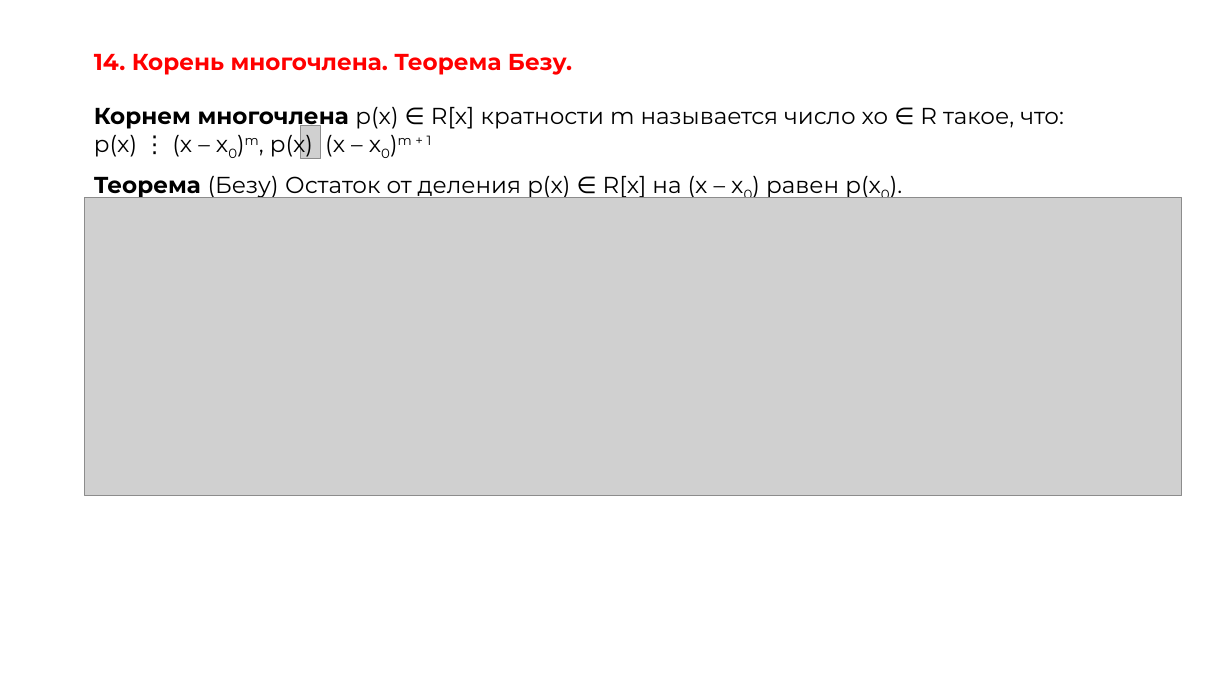
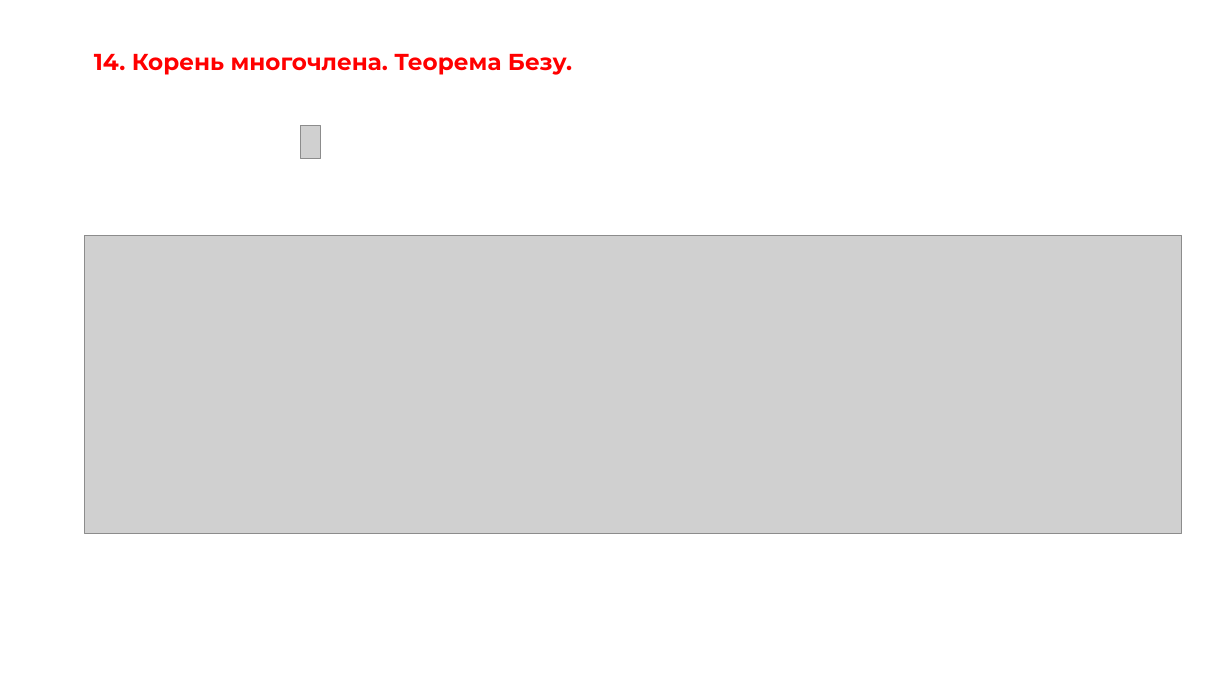
Before and after one commit to OneTwoZzzPlus/ITMO.STUDY, a slide deck: slide 28 of MATH/colloquium.pptx. Drawn at 1232x693 pixels with LibreOffice and Linux fonts; fonts in the diff are those of the drawing; grey boxes stand for pictures. Boxes give left, top, right and bottom in pixels: in the first picture for what was removed or moved away, otherwise in the second. Text is boxed around its words. In the diff, an @@ line names an element or a change of style, - is before the commit and + after.

```diff
--- a/MATH/colloquium.pptx
+++ b/MATH/colloquium.pptx
@@ text removed at bbox=[94, 107, 1064, 199] @@
-Корнем многочлена p(x) ∈ R[x] кратности m называется число xo ∈ R такое, что: p(x) ⋮ (x – x0)m, p(x) (x – x0)m + 1
-Теорема (Безу) Остаток от деления p(x) ∈ R[x] на (x – x0) равен p(x0).
@@ picture: place and size @@
-picture at bbox=[85, 198, 1183, 496]
+picture at bbox=[85, 235, 1183, 533]
```
Also in this commit, not shown: 15 other slides changed, 18 other files.
